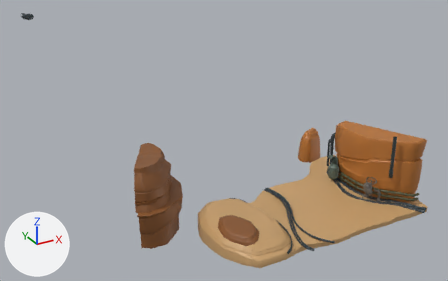
Two versions of the FBX model Maya/scenes/Model Assets/ForeGround/ForeGround Full.fbx, one commit apart.
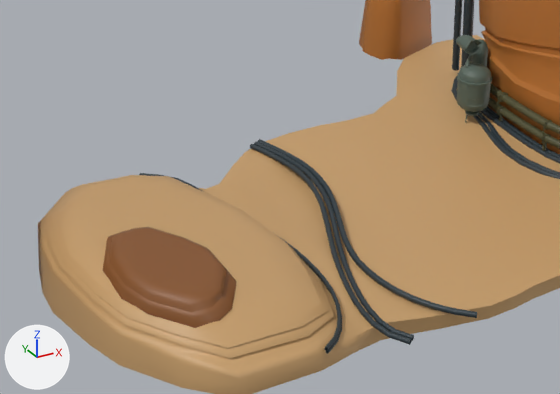
The first picture shows the older version from a camera (50 mm lens) standing at (-8.87, -16.01, 7.56) and looking at (-1.14, -1.94, 0.53). The close-ups show both versions on the part from 41% to 80% of the width and 51% to 95% of the height of that picture; other places that the commit changed are outside them. The lights are fixed; the arrows at lower left show +X, +Y and +Z. Where no turn or scale is listed for an object, it has been applied to the vertices.

The older version as bpy lines, for what is in view:
```python
ob_backcylbody = bpy.data.objects.new('BackCylBody', me_mesh_031)
ob_backcylbody.location = (1.66, -3.427, -0.447)
ob_backcyltop = bpy.data.objects.new('BackCylTop', me_mesh_007)
ob_backcyltop.location = (1.66, -3.427, -0.447)
ob_dialbody = bpy.data.objects.new('DialBody', me_mesh_003)
ob_dialbody.location = (0.0, 0.0, 0.0)
ob_rghtwirebundlegrnd = bpy.data.objects.new('RghtWireBundleGrnd', me_mesh_030)
ob_rghtwirebundlegrnd.location = (0.0, 0.0, 0.0)
ob_rgtwirebundlegrnd_02 = bpy.data.objects.new('RgtWireBundleGrnd_02', me_mesh_019)
ob_rgtwirebundlegrnd_02.location = (-0.082, -4.078, 0.0)
ob_rightwall = bpy.data.objects.new('RightWall', me_mesh_023)
ob_rightwall.location = (2.655, -4.263, -0.269)
# also in view: 'RightUpPipe_02' at (2.15, -2.63, -0.26); 'RightUpPipe_01' at (2.02, -2.92, -0.12); 'RghtWireBundle_01' at (2.23, -4.22, -0.8); 'MntSeparation' at (2.03, -1.71, -0.35); 'SteamPipesRoundRght' at (2.32, -4.18, -0.61)
```
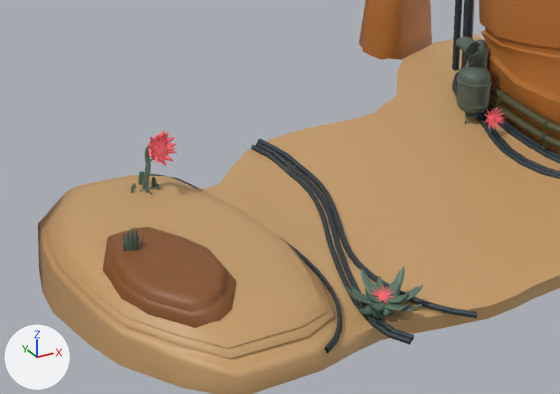
Where the change shows, as pixel boxes [x1, y1, x2, y2] in the close-ups (560 x 394 px; the box of a moved part takes in the faces that stretch with it):
'RghtWireBundleGrnd', reshaped: before [250, 142, 414, 345]; after [251, 143, 414, 345]
'RgtWireBundleGrnd_02', reshaped: before [258, 139, 477, 318]; after [257, 139, 477, 318]
'pasted__LeafBundleBody', added (green): after [345, 267, 423, 319]
'BackCylBody', moved: before [457, 81, 491, 116]; after [457, 83, 491, 118]
'BackCylTop', moved: before [457, 63, 493, 87]; after [457, 65, 492, 89]
'pasted__ChunkyFlower', added (red): after [148, 129, 177, 166]
'DialBody', moved: before [456, 35, 481, 68]; after [456, 37, 481, 69]
'pasted__Grass', added: after [123, 227, 145, 251]
'pasted__LeafBundleTop', added: after [365, 279, 409, 303]
'pasted__FlowerLrgeMiddle', added: after [484, 106, 506, 130]
'pasted__ChunkyStem', added: after [142, 145, 151, 190]
'pasted__FlowerSmllMiddle', added: after [371, 285, 394, 303]
'pasted__Cactus_013', added: after [138, 171, 144, 185]
'pasted__Cactus_02', added: after [151, 177, 157, 187]
part 1 of me_mesh_030, moved or reshaped: before [250, 142, 351, 273]; after [251, 143, 351, 273]
part 2 of me_mesh_019, moved or reshaped: before [258, 139, 414, 302]; after [257, 139, 414, 302]

What changed in the scene script:
```text
Change me_mesh_030:
    remove me_mesh_030.from_pydata(...)  # 336 vertices, 320 faces; spans x -1.07..-0.16, y -6.07..-2.85, z -0.83..-0.78
    add me_mesh_030.from_pydata(...)  # 336 vertices, 320 faces; spans x -1.07..-0.16, y -6.07..-2.87, z -0.91..-0.78
    me_mesh_030 part 1: 224 of 336 vertices moved; they spanned x -0.83..-0.16, y -4.94..-2.85, z -0.83..-0.78 and now span x -0.83..-0.16, y -4.94..-2.87, z -0.91..-0.78; mean shift (0.0, -0.01, -0.05); largest move (-0.26, -3.52, -0.8) -> (-0.26, -3.52, -0.89)
Change me_mesh_019:
    remove me_mesh_019.from_pydata(...)  # 168 vertices, 160 faces; spans x -0.6..-0.02, y -1.94..1.25, z -0.83..-0.78
    add me_mesh_019.from_pydata(...)  # 168 vertices, 160 faces; spans x -0.6..-0.02, y -1.94..1.25, z -0.89..-0.77
    me_mesh_019 part 2: 128 of 168 vertices moved; they spanned x -0.6..-0.02, y -1.36..1.25, z -0.83..-0.78 and now span x -0.6..-0.02, y -1.36..1.25, z -0.89..-0.77; mean shift (0.0, 0.0, -0.03); largest move (-0.17, 0.09, -0.78) -> (-0.17, 0.09, -0.84)
Change ob_dialbody:
    ob_dialbody.location: (0.0, 0.0, 0.0) -> (0.0, 0.0, -0.018)
Change ob_backcylbody:
    ob_backcylbody.location: (1.66, -3.427, -0.447) -> (1.66, -3.427, -0.464)
Change ob_backcyltop:
    ob_backcyltop.location: (1.66, -3.427, -0.447) -> (1.66, -3.427, -0.464)
Add ob_pasted__grass:
    ob_pasted__grass = bpy.data.objects.new('pasted__Grass', me_mesh_034)  # 432 vertices, 360 faces; spans x -0.097..0.127, y -0.074..0.105, z -0.111..0.084; in mat_pasted__plant_shader (dark green #5b7665)
    ob_pasted__grass.location = (-2.433, -4.43, -0.314)
Add ob_pasted__cactus_02:
    ob_pasted__cactus_02 = bpy.data.objects.new('pasted__Cactus_02', me_mesh_041)  # 32 vertices, 27 faces; spans x -0.016..0.0165, y -0.0289..0.0258, z -0.0254..0.0657; in mat_pasted__plant_shader (dark green #5b7665)
    ob_pasted__cactus_02.location = (-1.66, -3.442, -0.558)
Add ob_pasted__flowerlrgemiddle:
    ob_pasted__flowerlrgemiddle = bpy.data.objects.new('pasted__FlowerLrgeMiddle', me_mesh_052)  # 702 vertices, 711 faces; spans x -0.115..0.11, y -0.068..0.044, z -0.094..0.096; in mat_pasted__flower_shader (red #ff6973)
    ob_pasted__flowerlrgemiddle.location = (1.614, -3.787, -0.604)
Add ob_pasted__chunkystem:
    ob_pasted__chunkystem = bpy.data.objects.new('pasted__ChunkyStem', me_mesh_039)  # 153 vertices, 136 faces; spans x -0.08..0.055, y -0.025..0.11, z -0.504..-0.047; in mat_pasted__plant_shader (dark green #5b7665)
    ob_pasted__chunkystem.location = (-1.696, -3.501, -0.089)
Add ob_pasted__flowersmllmiddle:
    ob_pasted__flowersmllmiddle = bpy.data.objects.new('pasted__FlowerSmllMiddle', me_mesh_037)  # 702 vertices, 711 faces; spans x -0.096..0.092, y -0.093..0.075, z -0.028..0.042; in mat_pasted__flower_shader (red #ff6973)
    ob_pasted__flowersmllmiddle.location = (-0.856, -5.557, -0.697)
Add ob_pasted__leafbundletop:
    ob_pasted__leafbundletop = bpy.data.objects.new('pasted__LeafBundleTop', me_mesh_036)  # 86 vertices, 76 faces; spans x -0.148..0.165, y -0.151..0.128, z -0.074..0.069; in mat_pasted__plant_shader (dark green #5b7665)
    ob_pasted__leafbundletop.location = (-0.853, -5.616, -0.662)
Add ob_pasted__cactus_013:
    ob_pasted__cactus_013 = bpy.data.objects.new('pasted__Cactus_013', me_mesh_051)  # 32 vertices, 27 faces; spans x -0.036..0.0386, y -0.024..0.0255, z -0.0334..0.0889; in mat_pasted__plant_shader (dark green #5b7665)
    ob_pasted__cactus_013.location = (-1.73, -3.366, -0.549)
Add ob_pasted__leafbundlebody:
    ob_pasted__leafbundlebody = bpy.data.objects.new('pasted__LeafBundleBody', me_mesh_035)  # 341 vertices, 316 faces; spans x -0.305..0.305, y -0.312..0.312, z -0.094..0.119; in mat_pasted__plant_shader (dark green #5b7665)
    ob_pasted__leafbundlebody.location = (-0.839, -5.561, -0.721)
Add ob_pasted__chunkyflower:
    ob_pasted__chunkyflower = bpy.data.objects.new('pasted__ChunkyFlower', me_mesh_038)  # 663 vertices, 672 faces; spans x -0.121..0.174, y -0.169..0.025, z -0.184..0.069; in mat_pasted__flower_shader (red #ff6973)
    ob_pasted__chunkyflower.location = (-1.696, -3.501, -0.089)
```
